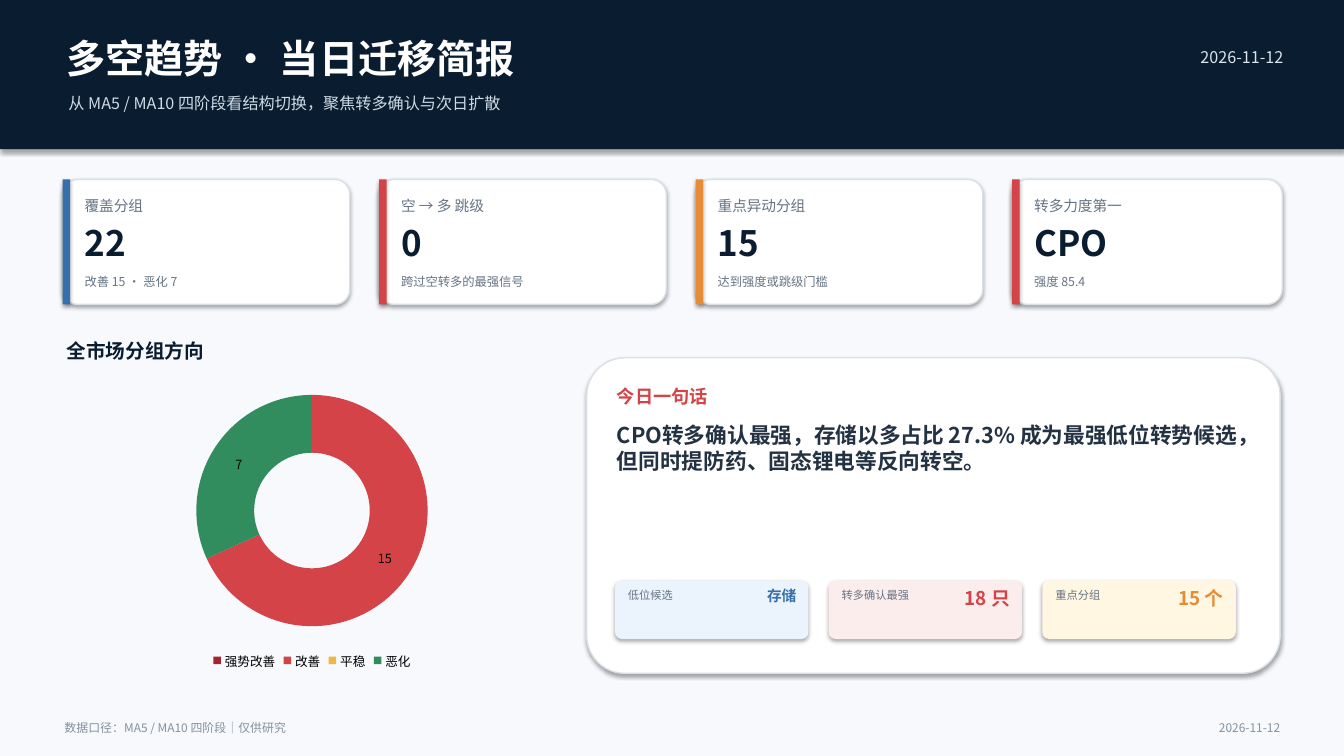
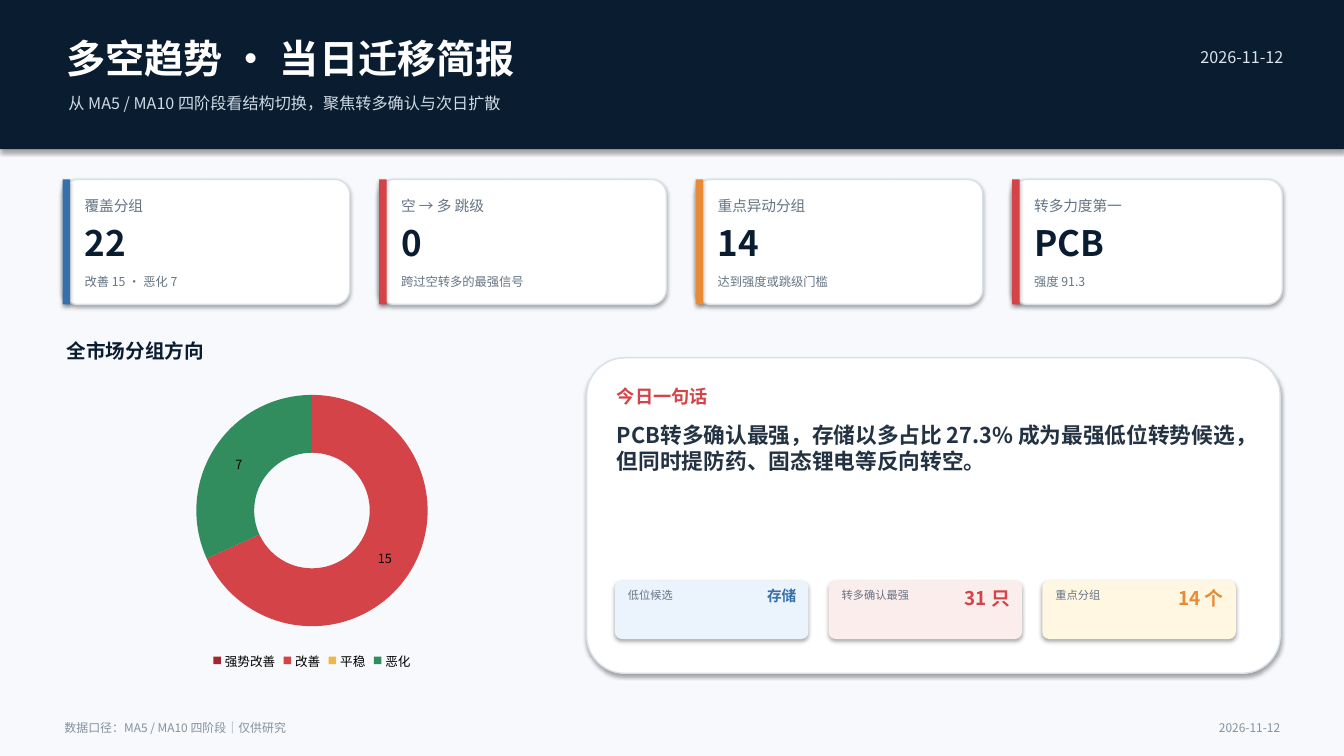
Before and after one commit to nancybhc/a-share-blast-lab, a slide deck: slide 1 of assets/多空阶段简报_2026-11-12.pptx. Drawn at 1344x756 pixels with LibreOffice and Linux fonts; fonts in the diff are those of the drawing. Boxes give left, top, right and bottom in pixels: in the first picture for what was removed or moved away, otherwise in the second. Text is boxed around its words. In the diff, an @@ line names an element or a change of style, - is before the commit and + after.

```diff
--- a/assets/多空阶段简报_2026-11-12.pptx
+++ b/assets/多空阶段简报_2026-11-12.pptx
@@ text at [718,230,759,256]: text changed @@
-15
+14
@@ text at [1034,229,1104,257]: text changed @@
-CPO
+PCB
@@ text at [1034,276,1085,287]: text changed @@
-强度 85.4
+强度 91.3
@@ text at [617,424,1257,471]: text changed @@
-CPO转多确认最强，存储以多占比 27.3% 成为最强低位转势候选，但同时提防药、固态锂电等反向转空。
+PCB转多确认最强，存储以多占比 27.3% 成为最强低位转势候选，但同时提防药、固态锂电等反向转空。
@@ text at [965,590,1010,607]: text changed @@
-18 只
+31 只
@@ text at [1178,589,1224,607]: text changed @@
-15 个
+14 个
```
Also in this commit, not shown: 3 other slides changed, 6 other files.
